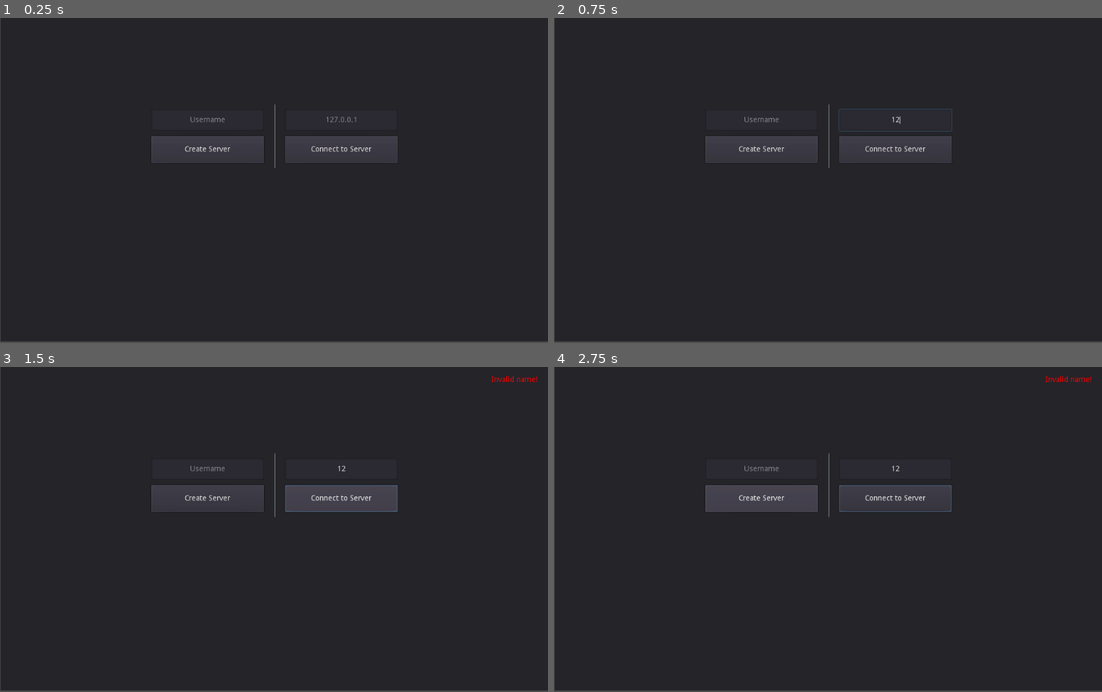
Above: before the commit, frames 1-4 (two rows, left to right).
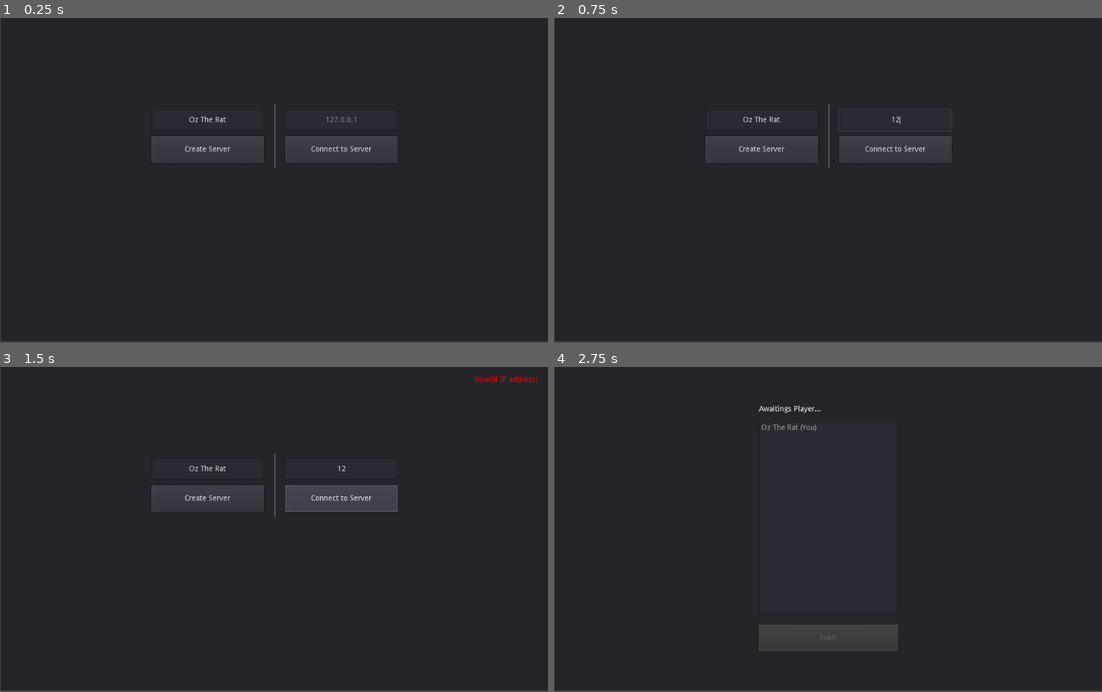
Above: after the commit, the same moments.

Repository: noel-ykt/marlock
Game: Godot game, scene res://Lobby.tscn
The game is run twice, just before and just after one commit, with the same random seed, the same clock (stepped at 60 frames per second) and the same inputs.
Inputs (mouse positions are in pixels of both pictures, inside the frame that each line leads up to):
- Up to frame 1 (0.25 s): no input
- Up to frame 2 (0.75 s): click (893, 118) at 0.52 s; type "12" at 0.6 s
- Up to frame 3 (1.5 s): click "Connect to Server" at 1.25 s
- Up to frame 4 (2.75 s): click "Create Server" at 2 s

The runs differ from the first frame. In frame 1, less than 0.1% of the frame differs, in the area x 34-42%, y 30-33%; in frame 2, less than 0.1%; in frame 3, 0.2%; in frame 4, 3.9%, in the area x 27-99%, y 2-88%.

Commit message:
Added nicknames for players

Diff:
--- a/Fireball.gd
+++ b/Fireball.gd
@@ -22,7 +22,7 @@
 	$CollisionShape2D.set_deferred("disabled", true)
 
 
-func _process(delta):
+func _process(_delta):
 	if $AnimatedSprite.animation == "cast" && $AnimatedSprite.frame == 3:
 		$AnimatedSprite.animation = "fly"
 		$CollisionShape2D.set_deferred("disabled", false)
--- a/Fireball.tscn
+++ b/Fireball.tscn
@@ -21,15 +21,15 @@
 "name": "fly",
 "speed": 10.0
 }, {
+"frames": [ ExtResource( 12 ), ExtResource( 4 ), ExtResource( 5 ), null ],
+"loop": false,
+"name": "destroy",
+"speed": 10.0
+}, {
 "frames": [ ExtResource( 7 ), ExtResource( 1 ), ExtResource( 2 ), ExtResource( 3 ) ],
 "loop": false,
 "name": "cast",
 "speed": 30.0
-}, {
-"frames": [ ExtResource( 12 ), ExtResource( 4 ), ExtResource( 5 ), null ],
-"loop": false,
-"name": "destroy",
-"speed": 10.0
 } ]
 
 [sub_resource type="CircleShape2D" id=2]
@@ -44,7 +44,6 @@
 [node name="AnimatedSprite" type="AnimatedSprite" parent="."]
 frames = SubResource( 1 )
 animation = "fly"
-frame = 1
 playing = true
 
 [node name="CollisionShape2D" type="CollisionShape2D" parent="."]
--- a/Lobby.gd
+++ b/Lobby.gd
@@ -1,4 +1,35 @@
 extends Control
+
+
+func _generate_name():
+	randomize()
+	var names = [
+		'Alastor', 'Alatar', 'Albus', 'Aletheia', 'Allanon', 'Azathoth',
+		'Barid', 'Belgarath', 'Cthulhu', 'Dagoth', 'Divayth', 'Faegan',
+		'Gandalf', 'Gwydion', 'Harry', 'Hydra', 'Hypnos', 'Ishamael', 'Jafar',
+		'Kaajh\'Kaalbh', 'Kingsley', 'Lews', 'Logain', 'Merlin', 'Mr O\'Roarke',
+		'Mustrum', 'Nyarlathotep', 'Oz', 'Pallando', 'Paul', 'Prospero',
+		'Radagast', 'Raistlin', 'Rand Al\'Thor', 'Richard', 'Rincewind',
+		'Saruman', 'Sauron', 'Severus', 'Shabbith-Ka', 'Shub-Niggurath',
+		'Simon', 'Tayschrenn', 'Thoth-amon', 'Tretiak', 'Voldemort', 'Wigg',
+		'Xexanoth', 'Yidhra', 'Yog-Sothoth'
+	]
+	var epithets = [
+		'Anxious', 'Architect', 'Bad', 'Beast', 'Bodyguard', 'Butcher',
+		'Common', 'Concerned', 'Cook', 'Crooked', 'Dapper', 'Decent',
+		'Disguised', 'Dull', 'Early', 'Enchanted', 'Executioner', 'Fake King',
+		'Fox', 'Genuine', 'Giant', 'Hasty', 'Hawk', 'Hermit', 'Hollow',
+		'Hospitable', 'Idealist', 'Jester', 'Jigsaw', 'Just', 'Juvenile',
+		'Late', 'Lonely', 'Loyal Heart', 'Loyal', 'Mage', 'Marked', 'Mild',
+		'Mouse', 'Mute', 'Naughty', 'Overprotective', 'Plain', 'Proud', 'Rat',
+		'Rogue', 'Snowflake', 'Stalker', 'Stout', 'Strict', 'Surgeon',
+		'True King', 'Thirsty', 'Watcher', 'Weak', 'Whimp', 'Wizard'
+	]
+	var fullname = "%s The %s" % [
+		names[randi() % names.size()],
+		epithets[randi() % epithets.size()]
+	]
+	return fullname
 
 
 func _ready():
@@ -8,12 +39,7 @@
 	gamestate.connect("player_list_changed", self, "refresh_lobby")
 	gamestate.connect("game_ended", self, "_on_game_end")
 	gamestate.connect("game_error", self, "_on_game_error")
-	# Set the player name according to the system username. Fallback to the path.
-	if OS.has_environment("USERNAME"):
-		$Connect/NameInput.text = OS.get_environment("USERNAME")
-	else:
-		var desktop_path = OS.get_system_dir(0).replace("\\", "/").split("/")
-		$Connect/NameInput.text = desktop_path[desktop_path.size() - 2]
+	$Connect/NameInput.text = _generate_name()
 
 
 func _on_connection_success():
--- a/Player.gd
+++ b/Player.gd
@@ -11,6 +11,7 @@
 export var current_hp := 100
 export var speed := 100
 export var score := 0
+export var nickname := 'Name\nThe Epithet'
 
 var _move_to_pos := Vector2.ZERO
 var _moving := false
@@ -35,6 +36,11 @@
 onready var land_tilemap: TileMap = get_node("../..").get_node("land_lava")
 onready var arena = get_node("../..")
 
+
+func set_nickname(new_nickname):
+	nickname = new_nickname.replace(" The ", "\nThe ")
+	$NameLabel.bbcode_text = "[center]%s[/center]" % nickname
+
 func _ready():
 	puppet_pos = position
 
@@ -56,7 +62,6 @@
 			_moveTo(move_path_vector)
 
 	if event:
-		var now = OS.get_ticks_msec()
 		if Input.is_action_pressed("cast_fireball") and _current_cooldowns[Spell.FIREBALL] == 0.0:
 			print("Cast: fireball")
 			var move_vector = get_viewport().get_mouse_position() - position
@@ -80,7 +85,7 @@
 				_current_cooldowns[key] = 0.0
 
 
-func _physics_process(delta):
+func _physics_process(_delta):
 	if isStandsOnLava() and $LavaHitTimer.is_stopped():
 		$LavaHitTimer.start()
 
@@ -115,10 +120,6 @@
 	fireball.from_player = by_who
 	fireball.cast(vector)
 	arena.add_child(fireball)
-	print("test %s %s" % [
-		get_tree().get_network_unique_id(),
-		get_tree().get_instance_id()
-	])
 	rpc_id(get_tree().get_network_unique_id(), "addScore", 1)
 
 
@@ -138,12 +139,11 @@
 
 
 func damage(value, source) -> void:
-	#emit_signal("hit")
 	print("Hit %.3f damage by %s" % [value, source])
 	current_hp -= value
 	if current_hp <= 0.0:
 		print("You was killed by %s" % source)
-		rpc_id(source, "addScore", 1)
+		# rpc_id(source, "addScore", 1)
 
 remotesync func addScore(value) -> void:
 	score += value
@@ -162,17 +162,17 @@
 
 func _updateMovementAnimation(motion: Vector2) -> void:
 	# Detect and play or stop the desired animation depending on the motion direction
-	$AnimatedSprite.flip_h = false
 	if motion.x == 0 and motion.y == 0:
-		# Freeze current animation on first frame when stopped
+		# Freeze current animation on the first frame if player stopped
 		$AnimatedSprite.frame = 0
 		$AnimatedSprite.stop()
 	else:
+		$AnimatedSprite.flip_h = false
 		# Detect - hor or ver movement dominates (with preference for hor)
 		if abs(motion.x) >= abs(motion.y) * 0.5:
 			$AnimatedSprite.animation = "castle-male-right"
-			# Reverse right animation to left if needed
 			if motion.x < 0:
+				# Reverse "right" animation to "left" if needed
 				$AnimatedSprite.flip_h = true
 		else:
 			if motion.y > 0:
--- a/Player.tscn
+++ b/Player.tscn
@@ -23,14 +23,14 @@
 "name": "castle-male-right",
 "speed": 5.0
 }, {
+"frames": [ ExtResource( 3 ), ExtResource( 11 ), ExtResource( 4 ), ExtResource( 12 ) ],
+"loop": true,
+"name": "castle-male-up",
+"speed": 5.0
+}, {
 "frames": [ ExtResource( 2 ), ExtResource( 5 ), ExtResource( 6 ), ExtResource( 1 ) ],
 "loop": true,
 "name": "castle-male-down",
-"speed": 5.0
-}, {
-"frames": [ ExtResource( 3 ), ExtResource( 11 ), ExtResource( 4 ), ExtResource( 12 ) ],
-"loop": true,
-"name": "castle-male-up",
 "speed": 5.0
 } ]
 
@@ -88,4 +88,20 @@
 "_edit_use_anchors_": false
 }
 
+[node name="NameLabel" type="RichTextLabel" parent="."]
+margin_left = -80.0
+margin_top = -60.0
+margin_right = 80.0
+margin_bottom = -30.0
+bbcode_enabled = true
+bbcode_text = "[center]Name
+The Epithet[/center]"
+text = "Name
+The Epithet"
+scroll_active = false
+__meta__ = {
+"_edit_use_anchors_": false
+}
+
+[connection signal="hit" from="." to="." method="damage"]
 [connection signal="timeout" from="LavaHitTimer" to="." method="_on_LavaHitTimer_timeout"]
--- a/gamestate.gd
+++ b/gamestate.gd
@@ -92,10 +92,10 @@
 	assert(get_tree().is_network_server())
 
 	var spawn_points = {}
-	spawn_points[1] = 0
+	spawn_points[1] = {'id': 0, 'name': player_name}
 	var spawn_point_idx = 1
 	for p in players:
-		spawn_points[p] = spawn_point_idx
+		spawn_points[p] = {'id': spawn_point_idx, 'name': players[p]}
 		spawn_point_idx += 1
 	for p in players:
 		rpc_id(p, "pre_start_game", spawn_points)
@@ -116,13 +116,14 @@
 
 	var player_scene = load("res://Player.tscn")
 	for p_id in spawn_points:
-		var spawn_pos: Vector2 = world.get_node("SpawnPoint/" + str(spawn_points[p_id])).position
+		var spawn_pos: Vector2 = world.get_node("SpawnPoint/" + str(spawn_points[p_id].id)).position
 		var player = player_scene.instance()
 
 		player.set_name(str(p_id)) # Use unique ID as node name.
 		player.position = spawn_pos
 		player.set_inertia(0)
 		player.set_network_master(p_id) #set unique id as master.
+		player.set_nickname(spawn_points[p_id].name)
 
 		world.get_node("Players").add_child(player)
 
Not shown, changed: .gitignore
Not shown, changed: builds/marlock.exe
Not shown, changed: builds/marlock.pck
